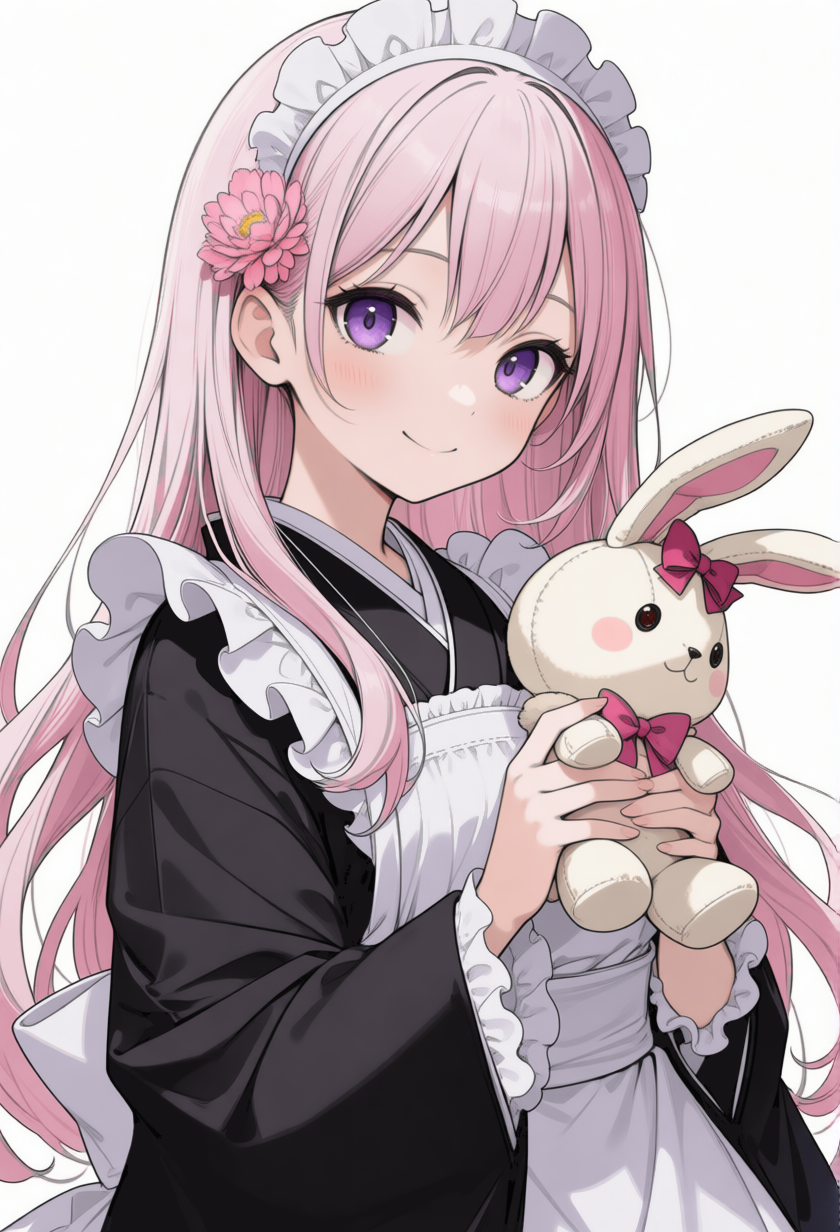
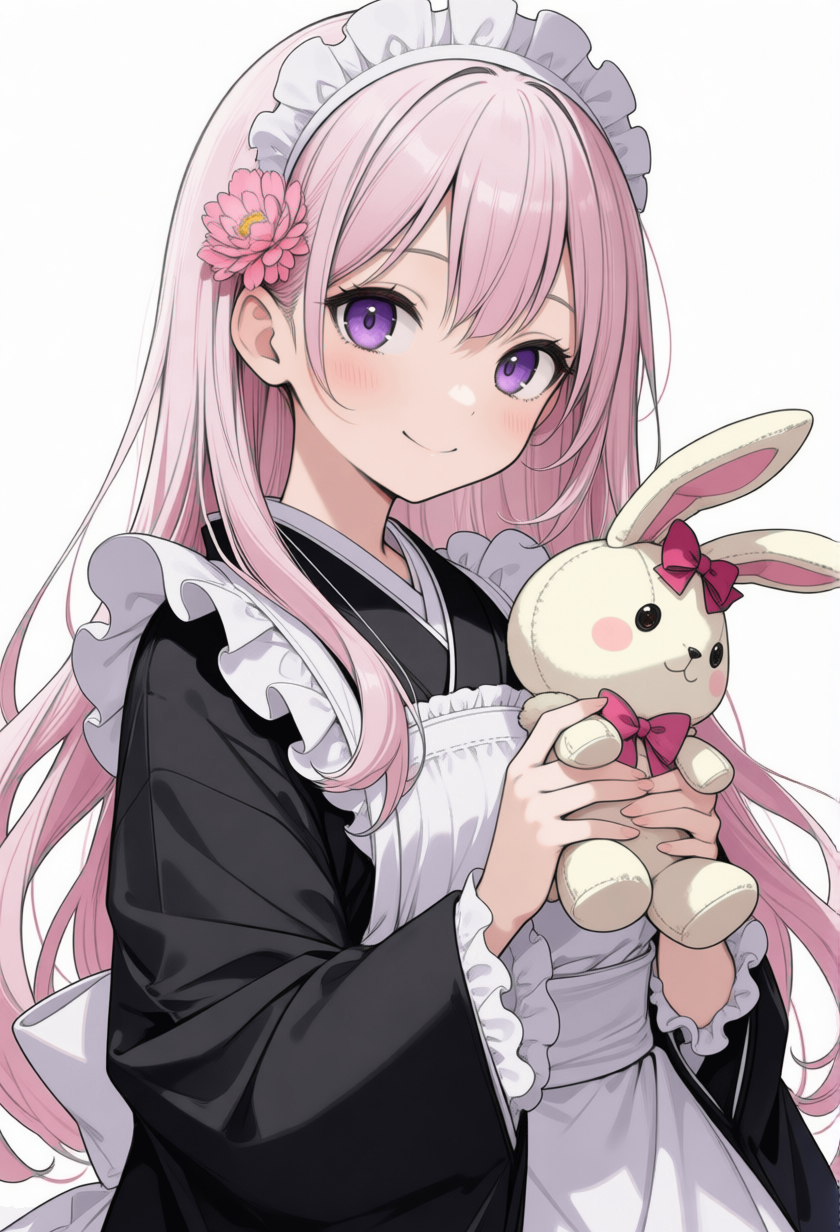
Two versions of the same layered image (840×1232). Layer-by-layer changes:
painted on "Lineart_モノクロ" over [left=0, top=0, right=840, bottom=1232]
removed group "髪・頭飾り" (36 layers) from group "キャラクター" over [left=0, top=0, right=840, bottom=1184]
removed group "後ろ髪・長い毛束 [hair_back]" (5 layers) from group "髪・頭飾り" over [left=0, top=11, right=840, bottom=1184]
removed layer "後ろ髪・長い毛束_色補正・スクリーン" (was screen) from group "後ろ髪・長い毛束 [hair_back]" over [left=0, top=11, right=840, bottom=1184]
removed layer "後ろ髪・長い毛束_色補正・乗算" (was multiply) from group "後ろ髪・長い毛束 [hair_back]" over [left=0, top=19, right=840, bottom=1182]
removed layer "後ろ髪・長い毛束_Highlight" (was screen) from group "後ろ髪・長い毛束 [hair_back]" over [left=0, top=11, right=840, bottom=1184]
removed layer "後ろ髪・長い毛束_Shadow" (was multiply) from group "後ろ髪・長い毛束 [hair_back]" over [left=0, top=265, right=840, bottom=1182]
removed layer "後ろ髪・長い毛束_Base" from group "後ろ髪・長い毛束 [hair_back]" over [left=0, top=11, right=840, bottom=1184]
added group "エプロン" with 18 layers in group "衣装" over [left=0, top=529, right=797, bottom=1232]
added group "髪" with 12 layers in group "キャラクター" over [left=0, top=11, right=840, bottom=1184]
added group "長い髪と後髪 [hair_long]" with 5 layers in group "髪" over [left=0, top=11, right=840, bottom=1184]
added layer "長い髪と後髪_色補正・スクリーン" (screen) in group "長い髪と後髪 [hair_long]" over [left=0, top=11, right=840, bottom=1183]
added layer "長い髪と後髪_色補正・乗算" (multiply) in group "長い髪と後髪 [hair_long]" over [left=0, top=18, right=840, bottom=1183]
added layer "長い髪と後髪_Highlight" (screen) in group "長い髪と後髪 [hair_long]" over [left=0, top=11, right=840, bottom=1184]
added layer "長い髪と後髪_Shadow" (multiply) in group "長い髪と後髪 [hair_long]" over [left=0, top=255, right=840, bottom=1183]
added layer "長い髪と後髪_Base" in group "長い髪と後髪 [hair_long]" over [left=0, top=11, right=840, bottom=1184]
renamed "背景_Base" to "白背景_Base", painted on it over [left=0, top=0, right=840, bottom=1232]
…and 316 more changes (135 added, 25 painted, 155 removed, 26 stack)
